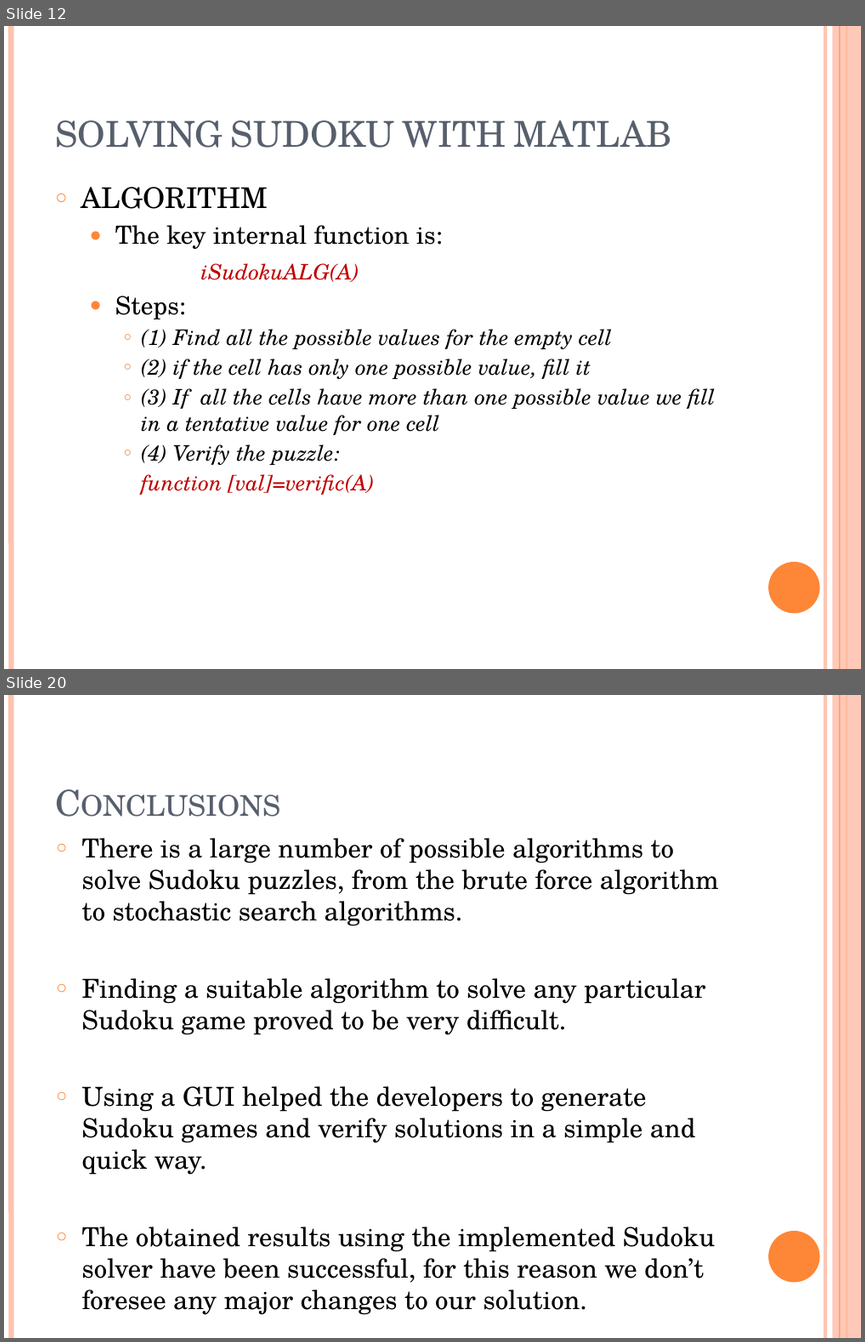
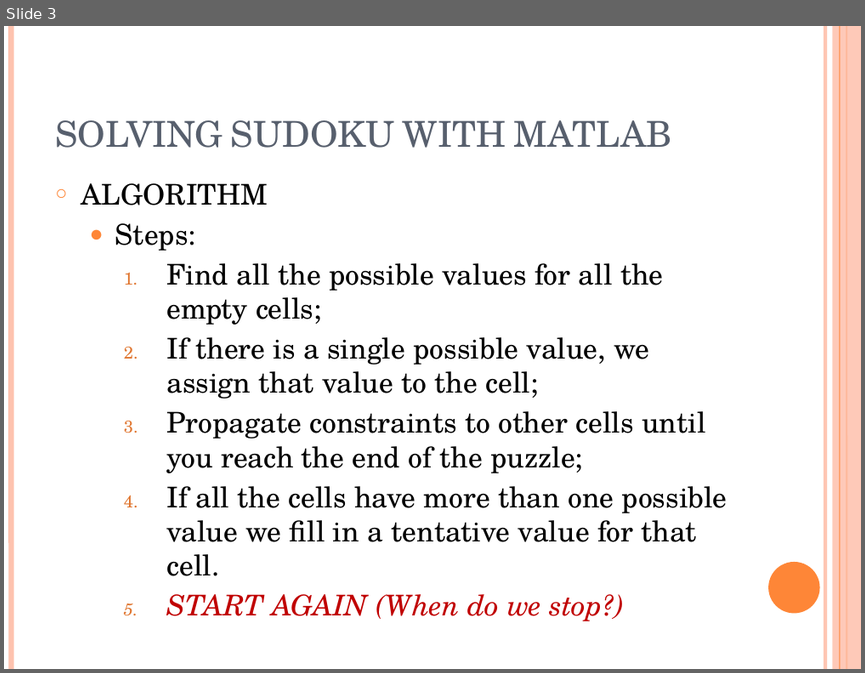
Before and after one commit to VivekVeeri/i-sudoku-matlab, a slide deck: doc/SOLVING SUDOKU WITH MATLAB.pptx. Shown one above the other, each under a label of ours: slides 12 and 20 before the commit, slide 3 after it; the slides between them are not shown. The pictures are 865x1342 and 865x673 pixels, drawn with LibreOffice and Linux fonts; fonts in the diff are those of the drawing. Boxes give left, top, right and bottom in pixels: in the first picture for what was removed or moved away, otherwise in the second. Text is boxed around its words. In the diff, an @@ line names an element or a change of style, - is before the commit and + after.

```diff
--- a/doc/SOLVING SUDOKU WITH MATLAB.pptx
+++ b/doc/SOLVING SUDOKU WITH MATLAB.pptx
@@ slide 20 removed at (4, 695, 861, 1338), background #FFFFFF; not listed: 6 template elements that a slide beside it also shows @@
@@ title removed at (46, 721, 747, 828) @@
-Conclusions
@@ text removed at (82, 838, 719, 1282) @@
-○ There is a large number of possible algorithms to solve Sudoku puzzles, from the brute force algorithm to stochastic search algorithms.
-○ Finding a suitable algorithm to solve any particular Sudoku game proved to be very difficult.
-○ Using a GUI helped the developers to generate Sudoku games and verify solutions in a simple and quick way.
-○ The obtained results using the implemented Sudoku solver have been successful, for this reason we don’t foresee any major changes to our solution.
@@ what was slide 12 is now slide 3 @@
@@ slide 3 changed as well @@
@@ text at (115, 225, 443, 282): paragraphs removed @@
-  ● The key internal function is:
-  iSudokuALG(A)
@@ text at (115, 223, 196, 250): size 21 to 24 pt in "Steps:" @@
@@ text at (166, 263, 727, 621): text changed; size 18 to 24 pt; italic off @@
-    ○ (1) Find all the possible values for the empty cell
-    ○ (2) if the cell has only one possible value, fill it
-    ○ (3) If all the cells have more than one possible value we fill in a tentative value for one cell
-    ○ (4) Verify the puzzle:
-    function [val]=verific(A)
+    1. Find all the possible values for all the empty cells;
+    2. If there is a single possible value, we assign that value to the cell;
+    3. Propagate constraints to other cells until you reach the end of the puzzle;
+    4. If all the cells have more than one possible value we fill in a tentative value for that cell.
+    5. START AGAIN (When do we stop?)
```
Also in this commit, not shown: 1 other slide changed, 3 slides added, 18 other slides removed.
